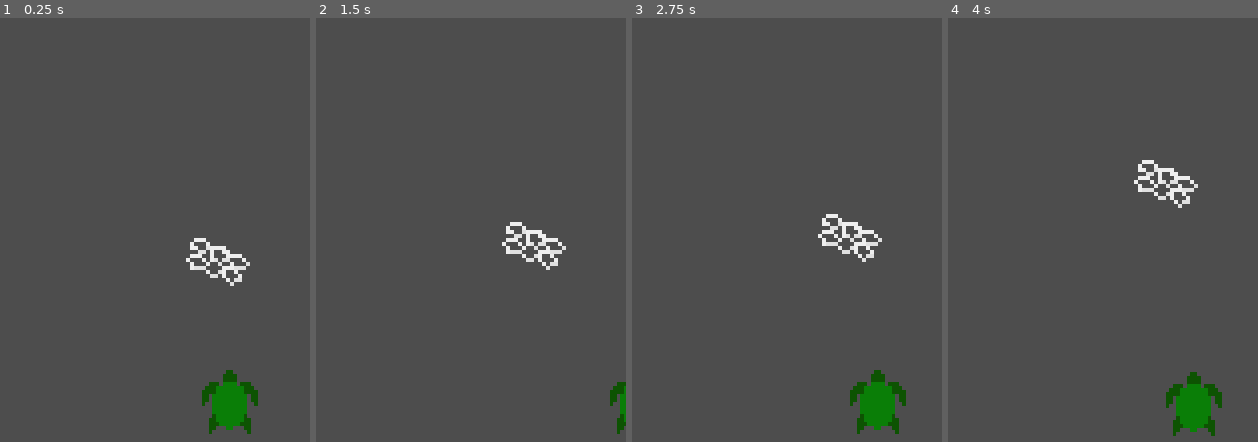
Above: before the commit, frames 1-4 (left to right).
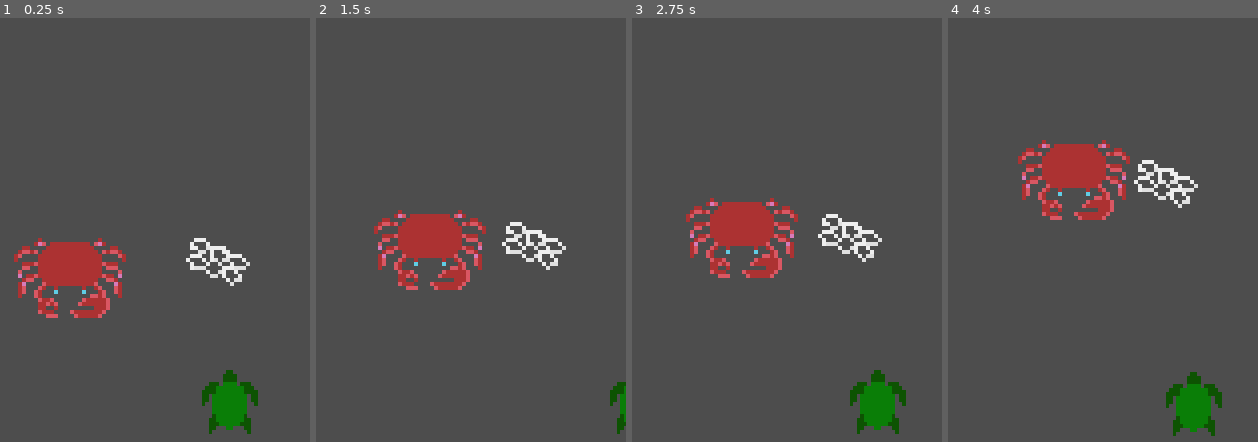
Above: after the commit, the same moments.

Repository: legojrp/turtle
Game: Godot game, scene res://src/testforJohn.tscn
Two runs of this game, one before a commit and one after it. Both use one fixed random seed, a clock stepped at 60 frames per second and the inputs below. This scene is started directly instead of the project's main scene.
Inputs:
- Up to frame 1 (0.25 s): no input
- Up to frame 2 (1.5 s): hold D (D) 0.53-1.28 s; tap S (S) at 0.8, 1.35 s
- Up to frame 3 (2.75 s): tap D (D) at 1.55 s; hold A (A) from 2.03 s (still down); tap S (S) at 2.3 s
- Up to frame 4 (4 s): release A (A) at 2.78 s; tap D (D) at 2.85 s; hold S (S) from 3.53 s (still down)

The runs differ from the first frame. In frame 1, 3.7% of the frame differs, in the area x 4-41%, y 51-71%; in frame 2, 3.7%; in frame 3, 3.7%; in frame 4, 3.7%.

Commit message:
Summary (required)

Diff:
--- /dev/null
+++ b/src/obstacles/crab.gd
@@ -0,0 +1,20 @@
+extends CharacterBody2D
+
+@export var move_x = true
+@export var move_y = false
+
+
+var rng = RandomNumberGenerator.new()
+var initial = Vector2()
+func _ready():
+	initial = position
+
+func _physics_process(delta):
+	for x in range(10):
+		if x == 1:
+			velocity.x = rng.randf_range(-1, 1)
+			velocity.y = rng.randf_range(-1, 1)
+			if !abs((position.x + velocity.x) - initial.x) > abs(initial.x +20) && move_x:
+				position.x += velocity.x
+			if !abs((position.y + velocity.y) - initial.y)> abs(initial.y +20) && move_y:
+				position.y += velocity.y
--- a/src/obstacles/crab.tscn
+++ b/src/obstacles/crab.tscn
@@ -1,11 +1,13 @@
-[gd_scene load_steps=3 format=3 uid="uid://da6k4hrdr0cur"]
+[gd_scene load_steps=4 format=3 uid="uid://da6k4hrdr0cur"]
 
+[ext_resource type="Script" path="res://src/obstacles/crab.gd" id="1_ixejj"]
 [ext_resource type="Texture2D" uid="uid://brfksavvhf7s0" path="res://src/resources/crabss.png" id="1_xdj8o"]
 
 [sub_resource type="RectangleShape2D" id="RectangleShape2D_71qe2"]
-size = Vector2(28, 19)
+size = Vector2(20, 19)
 
 [node name="crab" type="CharacterBody2D"]
+script = ExtResource("1_ixejj")
 metadata/plastic = true
 
 [node name="Crabss" type="Sprite2D" parent="."]
@@ -13,5 +15,5 @@
 texture = ExtResource("1_xdj8o")
 
 [node name="CollisionShape2D" type="CollisionShape2D" parent="."]
-position = Vector2(1, -9.5)
+position = Vector2(2, -12)
 shape = SubResource("RectangleShape2D_71qe2")
--- a/src/testforJohn.tscn
+++ b/src/testforJohn.tscn
@@ -1,7 +1,8 @@
-[gd_scene load_steps=3 format=3 uid="uid://c5inqrf20e3q7"]
+[gd_scene load_steps=4 format=3 uid="uid://c5inqrf20e3q7"]
 
 [ext_resource type="PackedScene" uid="uid://bw0xe2s26do2o" path="res://src/turtle/turtle.tscn" id="1_g1j2d"]
 [ext_resource type="PackedScene" uid="uid://cwalstml2ruru" path="res://src/obstacles/plastic.tscn" id="2_0k0sy"]
+[ext_resource type="PackedScene" uid="uid://da6k4hrdr0cur" path="res://src/obstacles/crab.tscn" id="3_8pehd"]
 
 [node name="Node2D" type="Node2D"]
 
@@ -14,3 +15,6 @@
 motion_mode = 1
 metadata/plastic = false
 metadata/Plastic = true
+
+[node name="crab" parent="." instance=ExtResource("3_8pehd")]
+move_y = true
